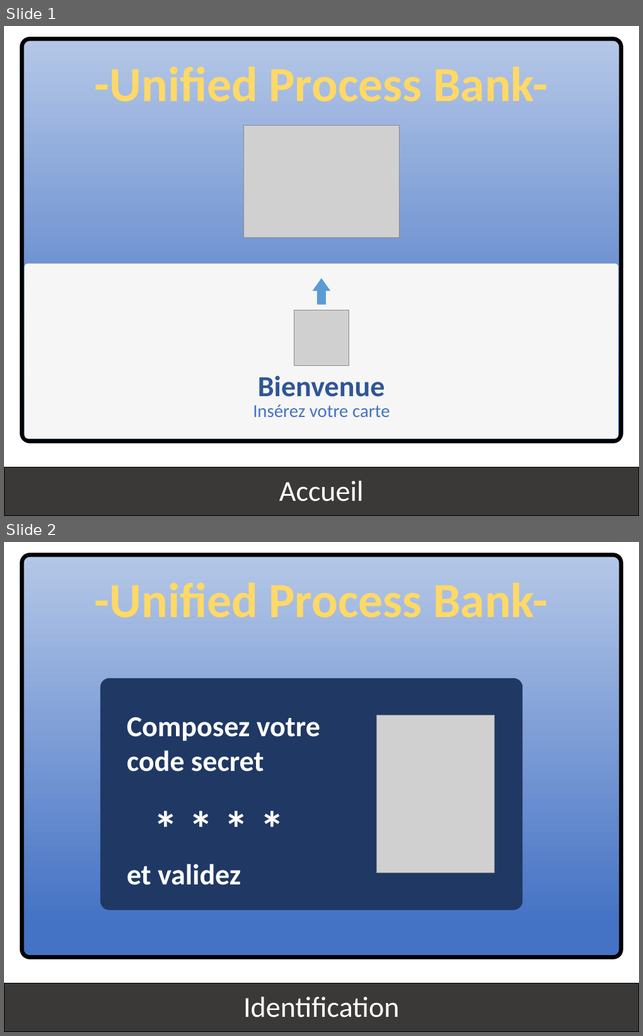
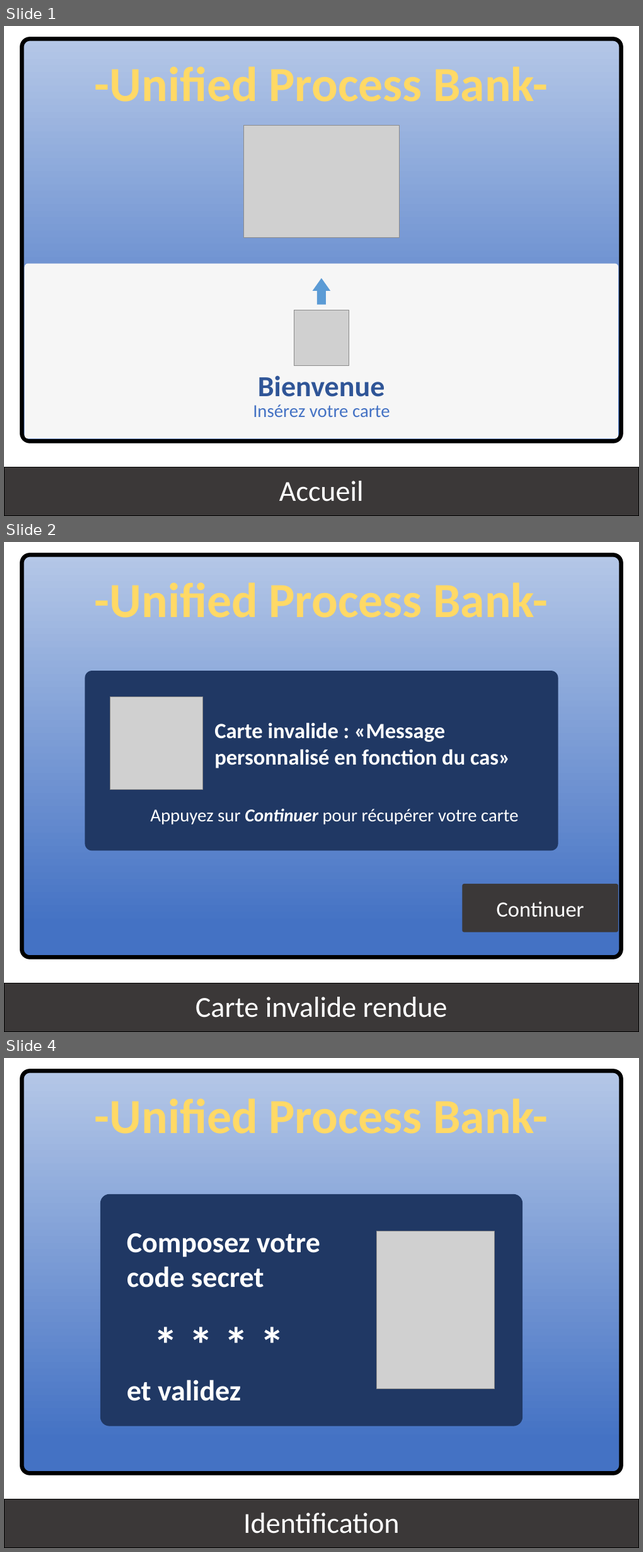
Before and after one commit to kyweez/CDA-15-APPLICATION-DESIGN, a slide deck: GAB/Version-aurelien/IHM-aurelien.pptx. Shown one above the other, each under a label of ours: slides 1 and 2 before the commit, slides 1, 2 and 4 after it; the slides between them are not shown. The pictures are 643x1036 and 643x1552 pixels, drawn with LibreOffice and Linux fonts; fonts in the diff are those of the drawing; grey boxes stand for pictures. Boxes give left, top, right and bottom in pixels: in the first picture for what was removed or moved away, otherwise in the second. Text is boxed around its words. In the diff, an @@ line names an element or a change of style, - is before the commit and + after.

```diff
--- a/GAB/Version-aurelien/IHM-aurelien.pptx
+++ b/GAB/Version-aurelien/IHM-aurelien.pptx
@@ slide 2 added at (4, 542, 639, 1032), background #FFFFFF @@
@@ rounded rectangle added at (22, 555, 621, 958), fill gradient #4472C4 to #B4C7E7, outline #000000 4.5 pt @@
@@ text added at (95, 582, 548, 618), 54 pt, text #FFD966, bold @@
+-Unified Process Bank-
@@ rounded rectangle added at (85, 671, 558, 851), fill #203864 @@
@@ picture added at (110, 697, 202, 789) @@
@@ text added at (214, 722, 511, 768), 24 pt, text #FFFFFF, bold @@
+Carte invalide : «Message personnalisé en fonction du cas»
@@ text added at (150, 808, 518, 824), 20 pt, text #FFFFFF @@
+Appuyez sur Continuer pour récupérer votre carte
@@ rounded rectangle added at (463, 883, 619, 932), fill #3B3838, 24 pt, text #FFFFFF @@
+Continuer
@@ rectangle added at (4, 983, 639, 1032), fill #3B3838, outline #000000 0.75 pt, 32 pt, text #FFFFFF @@
+Carte invalide rendue
@@ what was slide 2 is now slide 4 @@
```
Also in this commit, not shown: 4 slides changed, 2 other slides added, 1 other file.
